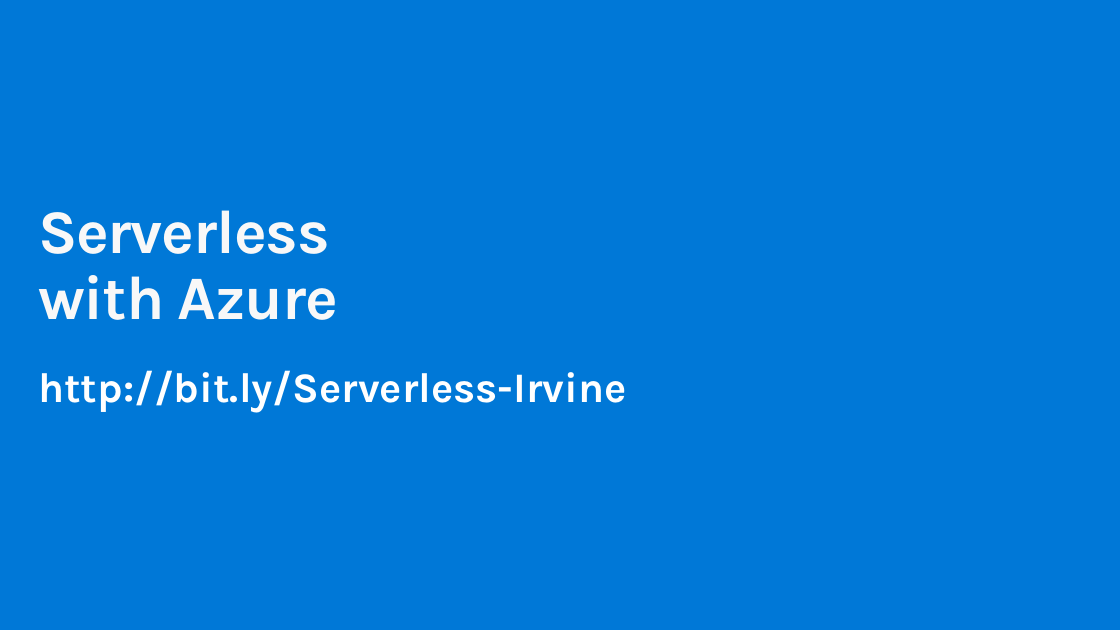
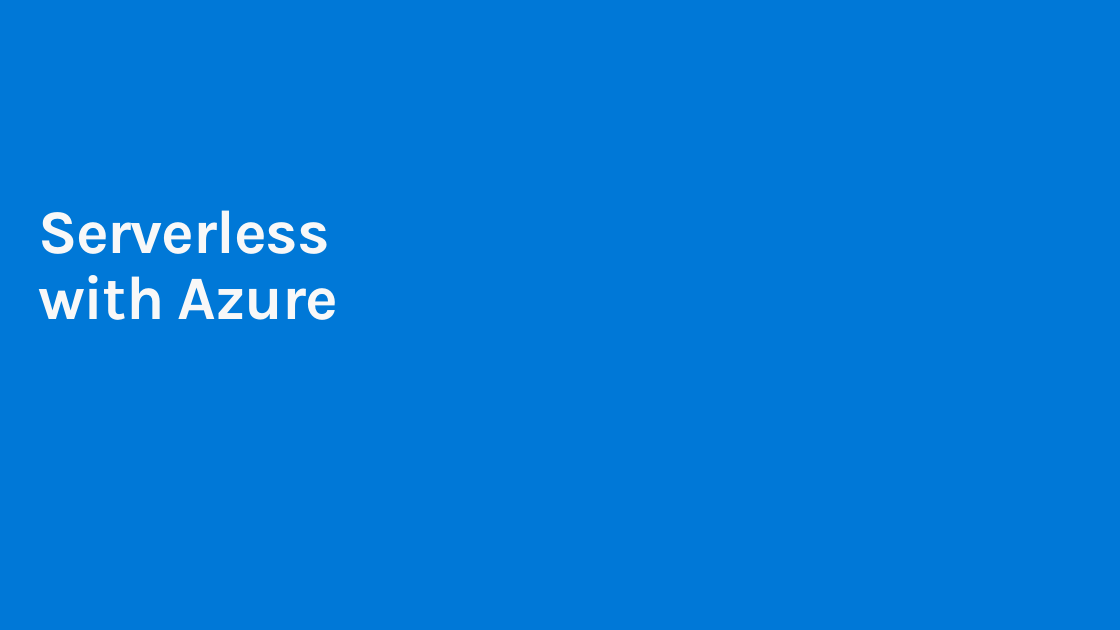
Before and after one commit to codingwithsasquatch/serverless_ninjas_workshop, a slide deck: slide 1 of 1-Intros_and_Overview/Serverless_Workshop-Intros_and_Overview.pptx. Drawn at 1120x630 pixels with LibreOffice and Linux fonts; fonts in the diff are those of the drawing; background and template pictures are left out. Boxes give left, top, right and bottom in pixels: in the first picture for what was removed or moved away, otherwise in the second. Text is boxed around its words. In the diff, an @@ line names an element or a change of style, - is before the commit and + after.

```diff
--- a/1-Intros_and_Overview/Serverless_Workshop-Intros_and_Overview.pptx
+++ b/1-Intros_and_Overview/Serverless_Workshop-Intros_and_Overview.pptx
@@ text removed at (x1=38, y1=370, x2=627, y2=413) @@
-http://bit.ly/Serverless-Irvine
```
Also in this commit, not shown: 3 other slides changed, 1 slide added, 1 slide removed.
